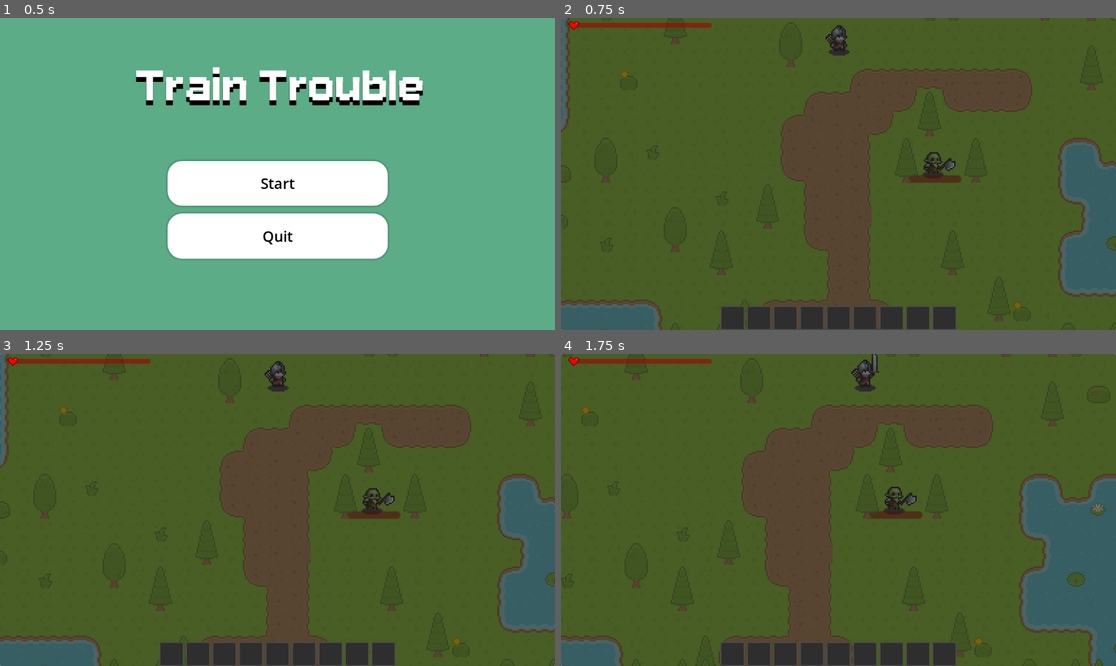
Above: before the commit, frames 1-4 (two rows, left to right).
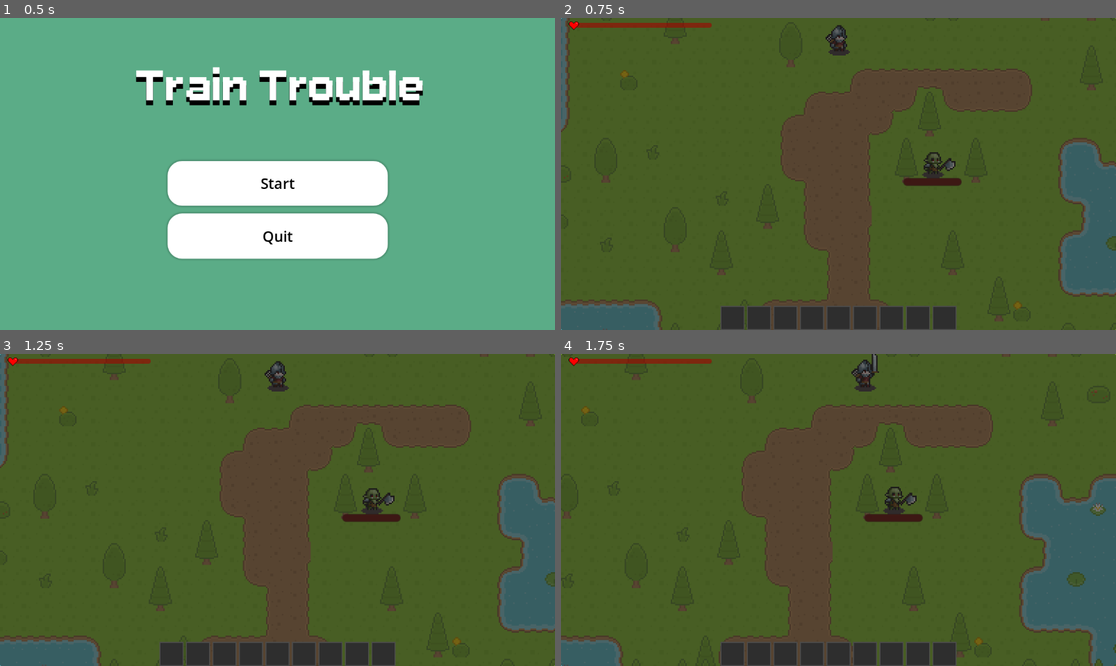
Above: after the commit, the same moments.

Repository: EyeAmTheOne/CS180_Project
Game: Godot game, scene res://ui/menus/MainMenu.tscn
Two runs of this game, one before a commit and one after it. Both use one fixed random seed, a clock stepped at 60 frames per second and the inputs below.
Inputs:
- Up to frame 1 (0.5 s): no input
- Up to frame 2 (0.75 s): click "Start" at 0.5 s
- Up to frame 3 (1.25 s): no input
- Up to frame 4 (1.75 s): hold D (right) from 1.28 s (still down); tap F (attack) at 1.35 s

Frame 1 is identical in both runs. In frame 2, 0.2% of the frame differs, in the area x 61-73%, y 50-54%; in frame 3, 0.2%; in frame 4, 0.2%.

Commit message:
Band-aid fix the signals for health bar changes

Diff:
--- a/player/health_bar.gd
+++ b/player/health_bar.gd
@@ -7,4 +7,4 @@
 
 # When the entity takes damage
 func _on_hurt_box_received_damage(damage: int) -> void:
-	value = get_parent().health.health
+	value = get_node("../../../HurtBox").health.health
--- a/systems/ai/Enemy.tscn
+++ b/systems/ai/Enemy.tscn
@@ -409,35 +409,47 @@
 health = NodePath("../Enemy_Health")
 metadata/_custom_type_script = "uid://bx0xax2hj2eva"
 
-[node name="HealthBar" type="ProgressBar" parent="HurtBox"]
+[node name="CollisionShape2D" type="CollisionShape2D" parent="HurtBox"]
+position = Vector2(0, 2)
+shape = SubResource("CircleShape2D_2vaor")
+debug_color = Color(0.3721413, 0.4776044, 1, 0.41960785)
+
+[node name="Timer" type="Timer" parent="HurtBox"]
+wait_time = 5.0
+autostart = true
+
+[node name="KeepBody" type="Timer" parent="."]
+wait_time = 5.0
+
+[node name="EnemyStats" type="CanvasLayer" parent="."]
+
+[node name="Panel" type="Panel" parent="."]
+offset_left = -20.0
+offset_top = 10.0
+offset_right = 20.0
+offset_bottom = 15.0
+
+[node name="Panel2" type="Panel" parent="Panel"]
+layout_mode = 0
+offset_right = 40.0
+offset_bottom = 5.0
+
+[node name="HealthBar" type="ProgressBar" parent="Panel/Panel2"]
 modulate = Color(0.89478207, 2.4546682e-06, 7.70092e-07, 1)
-offset_left = -20.0
-offset_top = 8.0
-offset_right = 20.0
-offset_bottom = 13.0
+layout_mode = 0
+offset_right = 40.0
+offset_bottom = 5.0
 theme_override_font_sizes/font_size = 8
 value = 100.0
 allow_greater = true
 show_percentage = false
 script = ExtResource("10_av8sf")
 
-[node name="CollisionShape2D" type="CollisionShape2D" parent="HurtBox"]
-position = Vector2(0, 2)
-shape = SubResource("CircleShape2D_2vaor")
-debug_color = Color(0.3721413, 0.4776044, 1, 0.41960785)
-
-[node name="Timer" type="Timer" parent="HurtBox"]
-wait_time = 5.0
-autostart = true
-
-[node name="KeepBody" type="Timer" parent="."]
-wait_time = 5.0
-
 [connection signal="body_entered" from="Detection" to="." method="_on_detection_body_entered"]
 [connection signal="body_exited" from="Detection" to="." method="_on_detection_body_exited"]
 [connection signal="health_depleted" from="Enemy_Health" to="." method="_on_enemy_health_health_depleted"]
 [connection signal="animation_finished" from="AnimationPlayer" to="." method="_on_animation_player_animation_finished"]
 [connection signal="received_damage" from="HurtBox" to="." method="_on_hurt_box_received_damage"]
-[connection signal="received_damage" from="HurtBox" to="HurtBox/HealthBar" method="_on_hurt_box_received_damage"]
+[connection signal="received_damage" from="HurtBox" to="Panel/Panel2/HealthBar" method="_on_hurt_box_received_damage"]
 [connection signal="timeout" from="HurtBox/Timer" to="HurtBox" method="_on_timer_timeout"]
 [connection signal="timeout" from="KeepBody" to="." method="_on_keep_body_timeout"]
